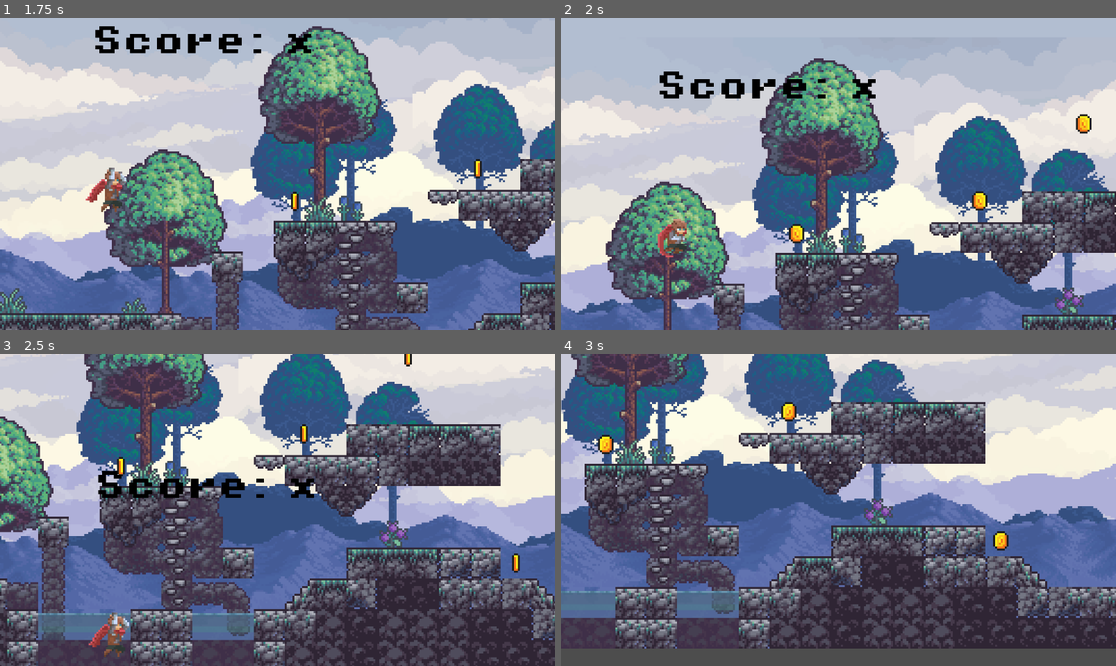
Above: before the commit, frames 1-4 (two rows, left to right).
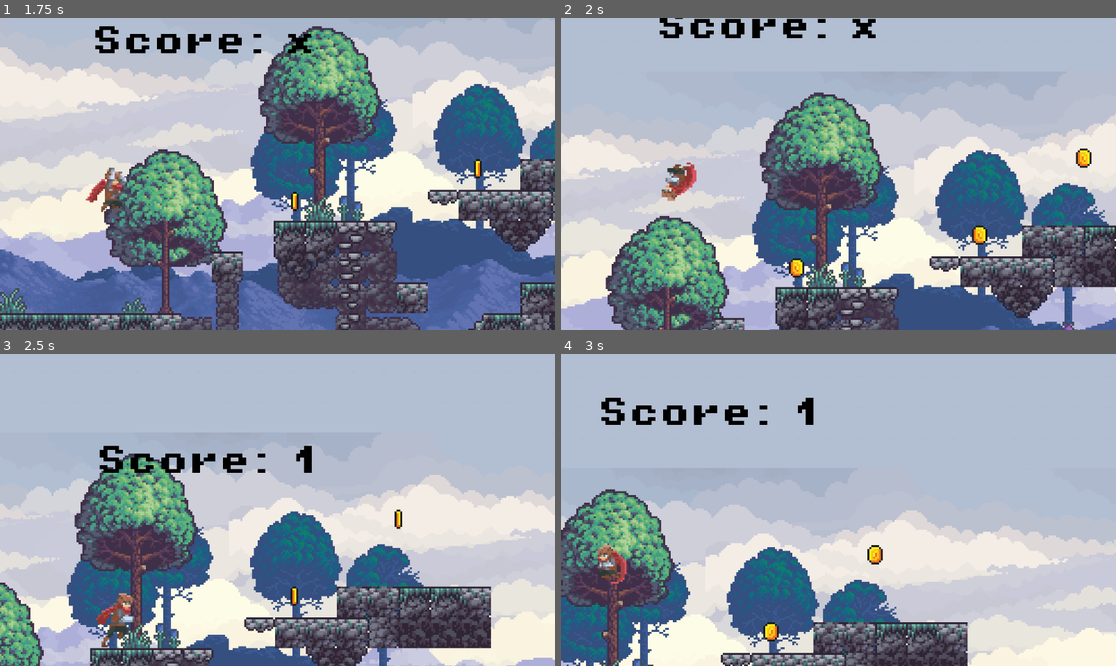
Above: after the commit, the same moments.

Repository: camilabocangel/raybull_final_project
Game: Godot game, scene res://scenes/main_menu.tscn
Two runs of this game, one before a commit and one after it. Both use one fixed random seed, a clock stepped at 60 frames per second and the inputs below.
Inputs (mouse positions are in pixels of both pictures, inside the frame that each line leads up to):
- Up to frame 1 (1.75 s): click (271, 205) at 0.5 s; move the mouse to (399, 158) at 1.27 s; hold D (move_right) from 1.28 s (still down); hold Down (crouch) from 1.28 s (still down); tap W (jump) at 1.52, 1.55 s
- Up to frame 2 (2 s): keep holding D (move_right); keep holding Down (crouch); tap W (jump) at 1.82 s
- Up to frame 3 (2.5 s): keep holding D (move_right); move the mouse to (166, 525) at 2.02 s; release Down (crouch) at 2.03 s; tap W (jump) at 2.1, 2.27 s; tap Down (crouch) at 2.3 s
- Up to frame 4 (3 s): tap W (jump) at 2.57 s; move the mouse to (894, 441) at 2.77 s; release D (move_right) at 2.78 s; hold A (move_left) from 2.78 s (still down); hold 1 (attack1) from 2.78 s (still down)

Frame 1 is identical in both runs. In frame 2, 58% of the frame differs, in the area x 0-100%, y 0-100%; in frame 3, 87%; in frame 4, 88%.

Commit message:
Double Jump

Diff:
--- a/scenes/player.tscn
+++ b/scenes/player.tscn
@@ -158,9 +158,21 @@
 
 [sub_resource type="AtlasTexture" id="AtlasTexture_ur7pv"]
 atlas = ExtResource("1_3vyb7")
+region = Rect2(250, 74, 50, 37)
+
+[sub_resource type="AtlasTexture" id="AtlasTexture_y4r1p"]
+atlas = ExtResource("1_3vyb7")
+region = Rect2(300, 74, 50, 37)
+
+[sub_resource type="AtlasTexture" id="AtlasTexture_lxlsd"]
+atlas = ExtResource("1_3vyb7")
+region = Rect2(0, 111, 50, 37)
+
+[sub_resource type="AtlasTexture" id="AtlasTexture_ha2mi"]
+atlas = ExtResource("1_3vyb7")
 region = Rect2(50, 111, 50, 37)
 
-[sub_resource type="AtlasTexture" id="AtlasTexture_y4r1p"]
+[sub_resource type="AtlasTexture" id="AtlasTexture_apa73"]
 atlas = ExtResource("1_3vyb7")
 region = Rect2(100, 111, 50, 37)
 
@@ -359,15 +371,29 @@
 }, {
 "duration": 1.0,
 "texture": SubResource("AtlasTexture_smehm")
-}, {
+}],
+"loop": true,
+"name": &"jump",
+"speed": 6.0
+}, {
+"frames": [{
 "duration": 1.0,
 "texture": SubResource("AtlasTexture_ur7pv")
 }, {
 "duration": 1.0,
 "texture": SubResource("AtlasTexture_y4r1p")
-}],
-"loop": true,
-"name": &"jump",
+}, {
+"duration": 1.0,
+"texture": SubResource("AtlasTexture_lxlsd")
+}, {
+"duration": 1.0,
+"texture": SubResource("AtlasTexture_ha2mi")
+}, {
+"duration": 1.0,
+"texture": SubResource("AtlasTexture_apa73")
+}],
+"loop": true,
+"name": &"jump2",
 "speed": 6.0
 }, {
 "frames": [{
@@ -429,7 +455,7 @@
 [node name="AnimatedSprite2D" type="AnimatedSprite2D" parent="."]
 position = Vector2(0, -18)
 sprite_frames = SubResource("SpriteFrames_tuyoq")
-animation = &"idle"
+animation = &"jump2"
 autoplay = "idle"
 
 [node name="CollisionShape2D" type="CollisionShape2D" parent="."]
--- a/scripts/player.gd
+++ b/scripts/player.gd
@@ -5,6 +5,7 @@
 const JUMP_VELOCITY = -300.0
 var SLIDE_SPEED = 250.0
 var is_attacking = false
+var jumps = 2
 @export var hp = 100
 @onready var animated_sprite: AnimatedSprite2D = $AnimatedSprite2D
 @onready var hitbox: Area2D = $HitBox
@@ -23,10 +24,14 @@
 		velocity += get_gravity() * delta
 
 	# Handle jump.
-	if Input.is_action_just_pressed("jump") and is_on_floor() and not is_attacking:
+	if Input.is_action_just_pressed("jump") and not is_attacking and jumps > 1:
+		jumps -= 1
 		if not slide_timer.is_stopped():
 			slide_timer.stop()
 		velocity.y = JUMP_VELOCITY
+
+	if is_on_floor():
+			jumps = 2
 
 	var direction := Input.get_axis("move_left", "move_right")
 
@@ -45,14 +50,19 @@
 				animated_sprite.play("slide")
 			else:
 				if direction == 0:
-					if Input.is_action_pressed("crouch") and not is_attacking:
+					if Input.is_action_pressed("crouch"):
 						animated_sprite.play("crouch")
 					else:
 						animated_sprite.play("idle")
 				else:
 					animated_sprite.play("run")
 		else:
-			animated_sprite.play("jump")
+			if jumps == 0:
+				animated_sprite.play("fall")
+			elif jumps == 1:
+				animated_sprite.play("jump2")
+			else:
+				animated_sprite.play("jump")
 
 
 	if direction:
Not shown: 1 places in scenes/player.tscn that only renumber resources
